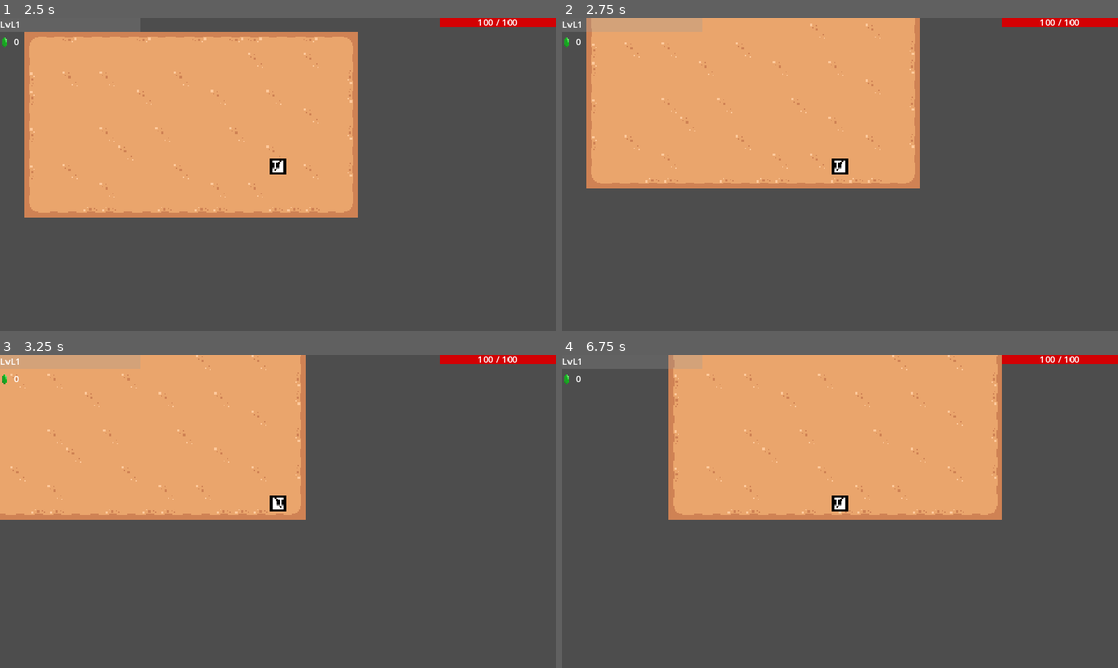
Above: before the commit, frames 1-4 (two rows, left to right).
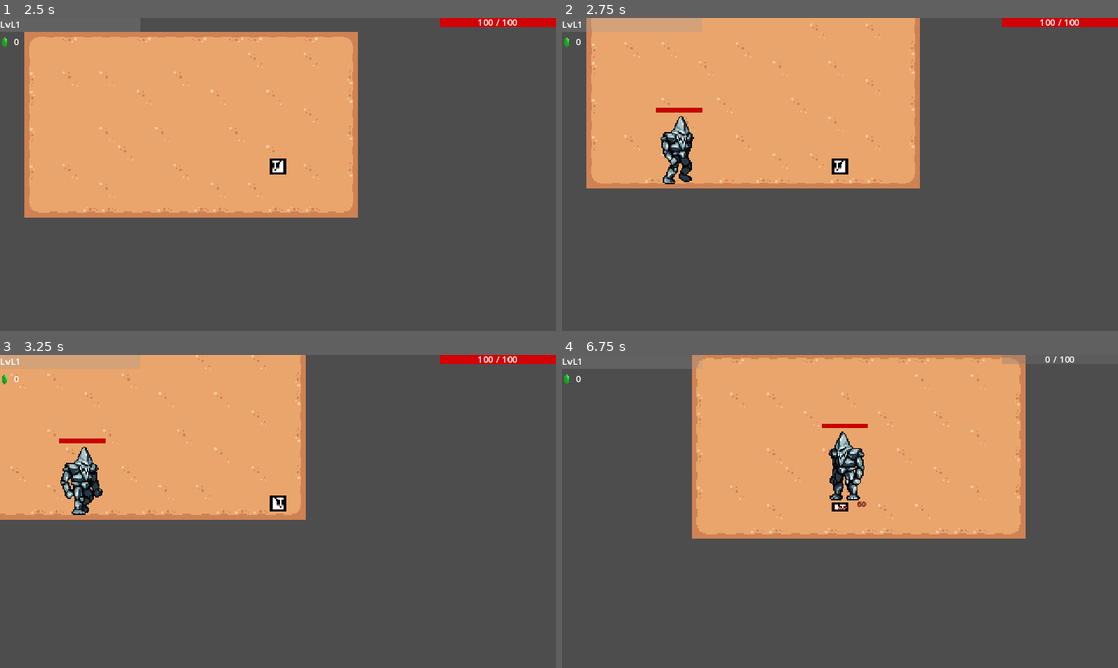
Above: after the commit, the same moments.

Repository: Maf1sher/Gorama
Game: Godot game, scene res://scenes/UI/Menu.tscn
Two runs of this game, one before a commit and one after it. Both use one fixed random seed, a clock stepped at 60 frames per second and the inputs below.
Inputs (mouse positions are in pixels of both pictures, inside the frame that each line leads up to):
- Up to frame 1 (2.5 s): click "Start" at 0.5 s; tap Enter at 1.25 s; move the mouse to (400, 158) at 1.27 s; hold D (right) 1.28-2.03 s; hold Shift 1.28-2.03 s; click (400, 158) at 1.42 s; move the mouse to (166, 190) at 2.02 s; hold S (down) from 2.03 s (still down); tap Shift at 2.1 s; click (166, 190) at 2.17 s
- Up to frame 2 (2.75 s): keep holding S (down)
- Up to frame 3 (3.25 s): move the mouse to (333, 442) at 2.77 s; release S (down) at 2.78 s; hold D (right) from 2.78 s (still down); hold Shift from 2.78 s (still down); click (333, 442) at 2.92 s
- Up to frame 4 (6.75 s): move the mouse to (812, 574) at 3.52 s; release D (right) at 3.53 s; release Shift at 3.53 s; hold W (up) 3.53-4.28 s; tap Shift at 3.6, 5.1, 6.6 s; click (812, 574) at 3.67 s; move the mouse to (1006, 558) at 4.27 s; hold Shift 4.28-5.03 s; hold A (left) 4.28-5.78 s; click (1006, 558) at 4.42 s; move the mouse to (673, 464) at 5.02 s; click (673, 464) at 5.17 s; move the mouse to (867, 511) at 5.77 s; hold S (down) 5.78-6.53 s; hold Shift 5.78-6.53 s; click (867, 511) at 5.92 s; move the mouse to (756, 433) at 6.52 s; hold D (right) from 6.53 s (still down); click (756, 433) at 6.67 s

Frame 1 is identical in both runs. In frame 2, 1.0% of the frame differs, in the area x 16-26%, y 28-54%; in frame 3, 1.1%; in frame 4, 13%, in the area x 19-100%, y 0-59%.

Commit message:
adapting Card to higher texture resolutions

Diff:
--- /dev/null
+++ b/resources/cards/data/card_test3.tres
@@ -0,0 +1,23 @@
+[gd_resource type="Resource" script_class="CardData" load_steps=6 format=3 uid="uid://cuct86f86xeq8"]
+
+[ext_resource type="Script" path="res://resources/cards/effects/card_effect.gd" id="1_fhppq"]
+[ext_resource type="Script" path="res://resources/cards/data/card_data.gd" id="2_anpsr"]
+[ext_resource type="Texture2D" uid="uid://byfm2hkrahgrn" path="res://assests/sprites/cards/example3.png" id="3_3mpd5"]
+
+[sub_resource type="Resource" id="Resource_wkia6"]
+script = ExtResource("1_fhppq")
+target = "player"
+stat = "physical_damage"
+value = 40
+
+[sub_resource type="Resource" id="Resource_0ud57"]
+script = ExtResource("1_fhppq")
+target = "player"
+stat = "armor"
+value = -20
+
+[resource]
+script = ExtResource("2_anpsr")
+texture = ExtResource("3_3mpd5")
+name = ""
+effects = Array[ExtResource("1_fhppq")]([SubResource("Resource_wkia6"), SubResource("Resource_0ud57")])
--- a/scenes/UI/select_card/card.tscn
+++ b/scenes/UI/select_card/card.tscn
@@ -1,14 +1,13 @@
-[gd_scene load_steps=7 format=3 uid="uid://bhfat6yecmjsk"]
+[gd_scene load_steps=6 format=3 uid="uid://bhfat6yecmjsk"]
 
 [ext_resource type="Script" path="res://scripts/UI/select_card/card.gd" id="1_rhdaw"]
-[ext_resource type="PackedScene" uid="uid://cicc5vdhnt832" path="res://scenes/UI/select_card/effect.tscn" id="2_qrxco"]
 
 [sub_resource type="Animation" id="Animation_4sf47"]
 length = 0.001
 tracks/0/type = "value"
 tracks/0/imported = false
-tracks/0/enabled = true
-tracks/0/path = NodePath("Texture:position")
+tracks/0/enabled = false
+tracks/0/path = NodePath("Control/Texture:position")
 tracks/0/interp = 1
 tracks/0/loop_wrap = true
 tracks/0/keys = {
@@ -19,8 +18,8 @@
 }
 tracks/1/type = "value"
 tracks/1/imported = false
-tracks/1/enabled = true
-tracks/1/path = NodePath("Texture:rotation")
+tracks/1/enabled = false
+tracks/1/path = NodePath("Control/Texture:rotation")
 tracks/1/interp = 1
 tracks/1/loop_wrap = true
 tracks/1/keys = {
@@ -29,6 +28,58 @@
 "update": 0,
 "values": [0.0]
 }
+tracks/2/type = "value"
+tracks/2/imported = false
+tracks/2/enabled = true
+tracks/2/path = NodePath("Control:position")
+tracks/2/interp = 1
+tracks/2/loop_wrap = true
+tracks/2/keys = {
+"times": PackedFloat32Array(0),
+"transitions": PackedFloat32Array(1),
+"update": 0,
+"values": [Vector2(0, 0)]
+}
+tracks/3/type = "value"
+tracks/3/imported = false
+tracks/3/enabled = true
+tracks/3/path = NodePath("Control:rotation")
+tracks/3/interp = 1
+tracks/3/loop_wrap = true
+tracks/3/keys = {
+"times": PackedFloat32Array(0),
+"transitions": PackedFloat32Array(1),
+"update": 0,
+"values": [0.0]
+}
+
+[sub_resource type="Animation" id="Animation_ab40u"]
+resource_name = "focus"
+length = 0.1
+tracks/0/type = "value"
+tracks/0/imported = false
+tracks/0/enabled = false
+tracks/0/path = NodePath("Control/Texture:position")
+tracks/0/interp = 1
+tracks/0/loop_wrap = true
+tracks/0/keys = {
+"times": PackedFloat32Array(0, 0.1),
+"transitions": PackedFloat32Array(0.5, 2),
+"update": 0,
+"values": [Vector2(0, 0), Vector2(0, -10)]
+}
+tracks/1/type = "value"
+tracks/1/imported = false
+tracks/1/enabled = true
+tracks/1/path = NodePath("Control:position")
+tracks/1/interp = 1
+tracks/1/loop_wrap = true
+tracks/1/keys = {
+"times": PackedFloat32Array(0, 0.1),
+"transitions": PackedFloat32Array(0.5, 2),
+"update": 0,
+"values": [Vector2(0, 0), Vector2(0, -10)]
+}
 
 [sub_resource type="Animation" id="Animation_4uayt"]
 resource_name = "show"
@@ -36,8 +87,8 @@
 step = 0.05
 tracks/0/type = "value"
 tracks/0/imported = false
-tracks/0/enabled = true
-tracks/0/path = NodePath("Texture:position")
+tracks/0/enabled = false
+tracks/0/path = NodePath("Control/Texture:position")
 tracks/0/interp = 1
 tracks/0/loop_wrap = true
 tracks/0/keys = {
@@ -48,8 +99,8 @@
 }
 tracks/1/type = "value"
 tracks/1/imported = false
-tracks/1/enabled = true
-tracks/1/path = NodePath("Texture:rotation")
+tracks/1/enabled = false
+tracks/1/path = NodePath("Control/Texture:rotation")
 tracks/1/interp = 1
 tracks/1/loop_wrap = true
 tracks/1/keys = {
@@ -58,21 +109,29 @@
 "update": 0,
 "values": [0.261799, 0.261799, -0.174533, 0.0698132, 0.0]
 }
-
-[sub_resource type="Animation" id="Animation_ab40u"]
-resource_name = "focus"
-length = 0.1
-tracks/0/type = "value"
-tracks/0/imported = false
-tracks/0/enabled = true
-tracks/0/path = NodePath("Texture:position")
-tracks/0/interp = 1
-tracks/0/loop_wrap = true
-tracks/0/keys = {
-"times": PackedFloat32Array(0, 0.1),
+tracks/2/type = "value"
+tracks/2/imported = false
+tracks/2/enabled = true
+tracks/2/path = NodePath("Control:position")
+tracks/2/interp = 1
+tracks/2/loop_wrap = true
+tracks/2/keys = {
+"times": PackedFloat32Array(0, 0.35),
 "transitions": PackedFloat32Array(0.5, 2),
 "update": 0,
-"values": [Vector2(0, 0), Vector2(0, -10)]
+"values": [Vector2(-400, 0), Vector2(0, 0)]
+}
+tracks/3/type = "value"
+tracks/3/imported = false
+tracks/3/enabled = true
+tracks/3/path = NodePath("Control:rotation")
+tracks/3/interp = 1
+tracks/3/loop_wrap = true
+tracks/3/keys = {
+"times": PackedFloat32Array(0, 0.3, 0.45, 0.55, 0.6),
+"transitions": PackedFloat32Array(1, 1, 0.5, -2, 2),
+"update": 0,
+"values": [0.261799, 0.261799, -0.174533, 0.0698132, 0.0]
 }
 
 [sub_resource type="AnimationLibrary" id="AnimationLibrary_a3v5r"]
@@ -91,7 +150,16 @@
 mouse_filter = 2
 script = ExtResource("1_rhdaw")
 
-[node name="Texture" type="TextureRect" parent="."]
+[node name="Control" type="Control" parent="."]
+layout_mode = 1
+anchors_preset = 15
+anchor_right = 1.0
+anchor_bottom = 1.0
+grow_horizontal = 2
+grow_vertical = 2
+mouse_filter = 2
+
+[node name="Texture" type="TextureRect" parent="Control"]
 layout_mode = 1
 anchors_preset = 15
 anchor_right = 1.0
@@ -99,7 +167,7 @@
 grow_horizontal = 2
 grow_vertical = 2
 
-[node name="MarginContainer" type="MarginContainer" parent="Texture"]
+[node name="MarginContainer" type="MarginContainer" parent="Control/Texture"]
 layout_mode = 1
 anchors_preset = 15
 anchor_right = 1.0
@@ -110,14 +178,11 @@
 theme_override_constants/margin_right = 4
 theme_override_constants/margin_bottom = 8
 
-[node name="EffectsContainer" type="VBoxContainer" parent="Texture/MarginContainer"]
+[node name="EffectsContainer" type="VBoxContainer" parent="Control/Texture/MarginContainer"]
 layout_mode = 2
 size_flags_horizontal = 4
 size_flags_vertical = 8
 theme_override_constants/separation = 0
-
-[node name="Effect" parent="Texture/MarginContainer/EffectsContainer" instance=ExtResource("2_qrxco")]
-layout_mode = 2
 
 [node name="AnimationPlayer" type="AnimationPlayer" parent="."]
 libraries = {
--- a/scripts/UI/select_card/card.gd
+++ b/scripts/UI/select_card/card.gd
@@ -7,8 +7,8 @@
 
 @onready var effect_sceen = preload("res://scenes/UI/select_card/effect.tscn")
 
-@onready var textureRect = $Texture
-@onready var effects_container = $Texture/MarginContainer/EffectsContainer
+@onready var textureRect = $Control/Texture
+@onready var effects_container = $Control/Texture/MarginContainer/EffectsContainer
 @onready var animation = $AnimationPlayer
 
 func _ready() -> void:
--- a/scripts/UI/select_card/select_card.gd
+++ b/scripts/UI/select_card/select_card.gd
@@ -9,6 +9,9 @@
 var cardScene = preload("res://scenes/UI/select_card/card.tscn")
 
 var is_open: bool = false
+
+func _ready() -> void:
+	show_cards(3)
 
 func _on_card_selected(card: CardData):
 	if player:
--- a/scripts/auto_load/CardDatabase.gd
+++ b/scripts/auto_load/CardDatabase.gd
@@ -3,19 +3,20 @@
 var card_pools = {
 	"Common": [
 		"res://resources/cards/data/card_test.tres",
-		"res://resources/cards/data/card_test2.tres"
+		"res://resources/cards/data/card_test2.tres",
+		"res://resources/cards/data/card_test3.tres",
 	],
 	"Rare": [
-		"res://resources/cards/data/card_test.tres",
+		"res://resources/cards/data/card_test3.tres",
 	],
 	"Epic": [
-		"res://resources/cards/data/card_test.tres",
+		"res://resources/cards/data/card_test3.tres",
 	],
 	"Legendary": [
-		"res://resources/cards/data/card_test.tres",
+		"res://resources/cards/data/card_test3.tres",
 	],
 	"Mythic": [
-		"res://resources/cards/data/card_test.tres",
+		"res://resources/cards/data/card_test3.tres",
 	]
 }
 
--- a/scripts/enemy_generator.gd
+++ b/scripts/enemy_generator.gd
@@ -8,7 +8,7 @@
 
 func _ready() -> void:
 	#await summon_enemy(3, orc)
-	#await summon_enemy(1, golem)
+	await summon_enemy(1, golem)
 	pass
 
 
Binary file added: assests/sprites/cards/example3.png
Not shown, added: assests/sprites/cards/example3.png.import
